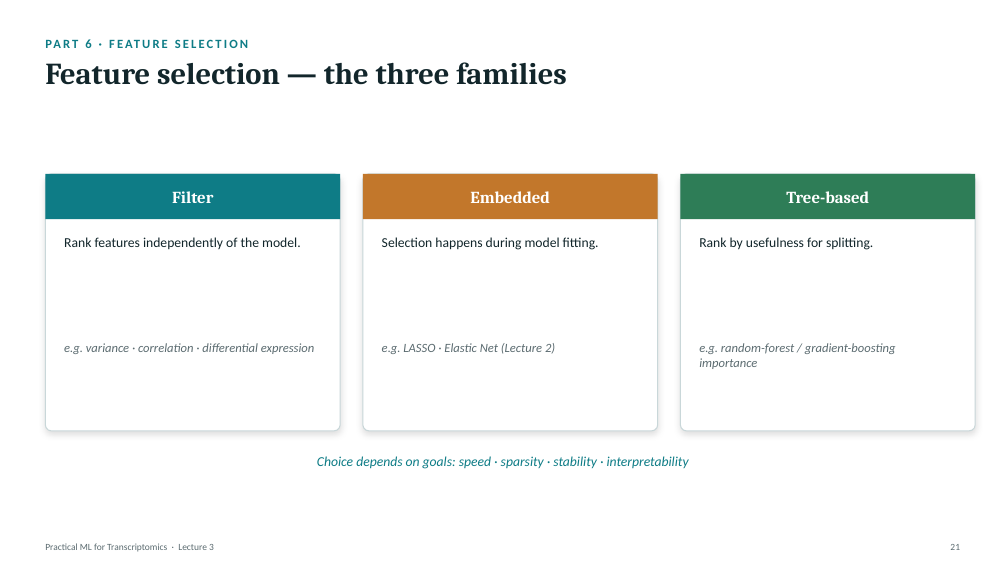
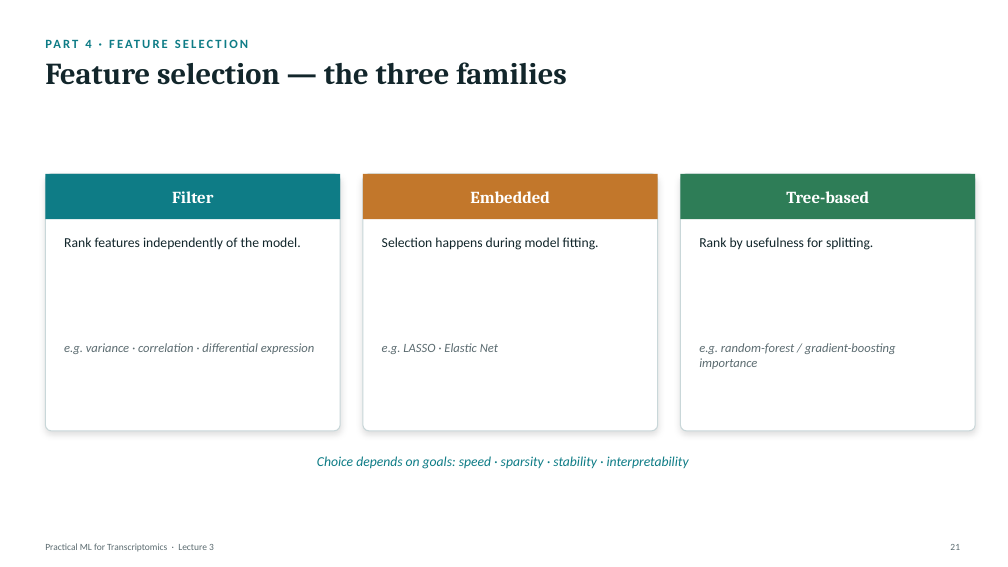
Before and after one commit to zhanyinx/ml26, a slide deck: slide 8 of lessons/lesson03_feature_engineering/theory/slides/Lecture3 - Feature Engineering and Biological Representation.pptx (slide 21 before the commit). Drawn at 1008x567 pixels with LibreOffice and Linux fonts; fonts in the diff are those of the drawing. Boxes give left, top, right and bottom in pixels: in the first picture for what was removed or moved away, otherwise in the second. Text is boxed around its words. In the diff, an @@ line names an element or a change of style, - is before the commit and + after.

```diff
--- a/lessons/lesson03_feature_engineering/theory/slides/Lecture3 - Feature Engineering and Biological Representation.pptx
+++ b/lessons/lesson03_feature_engineering/theory/slides/Lecture3 - Feature Engineering and Biological Representation.pptx
@@ text at (x1=45, y1=40, x2=280, y2=85): text changed @@
-PART 6 · FEATURE SELECTION
+PART 4 · FEATURE SELECTION
@@ text at (x1=382, y1=343, x2=498, y2=354): text changed @@
-e.g. LASSO · Elastic Net (Lecture 2)
+e.g. LASSO · Elastic Net
```
Also in this commit, not shown: 20 other slides changed, 2 slides added, 7 slides removed.
